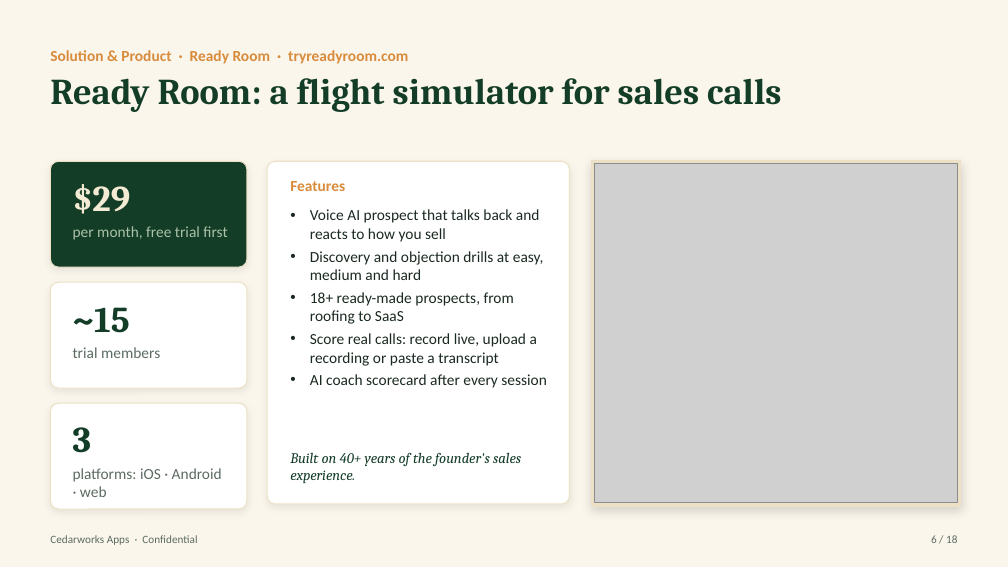
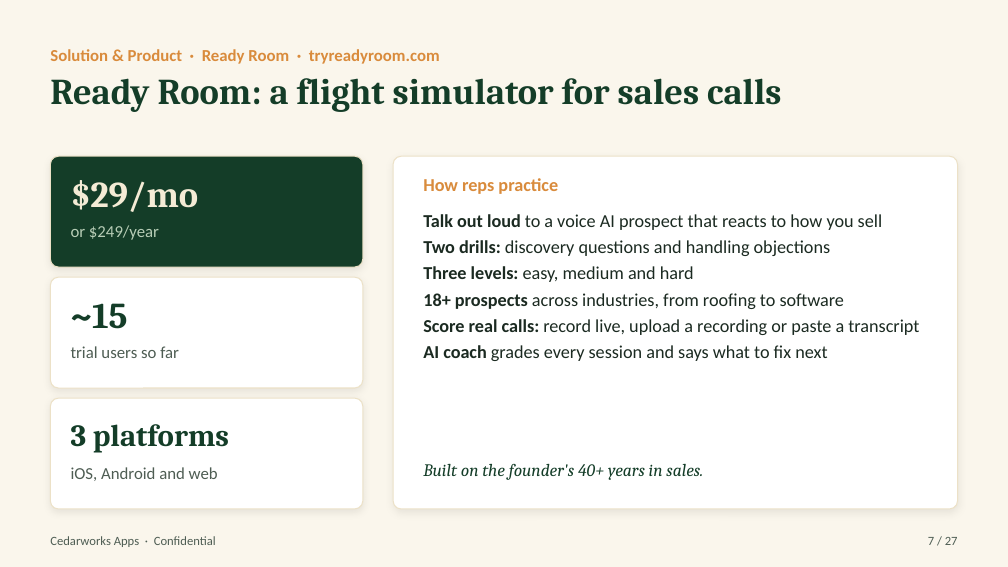
Before and after one commit to Pastorai1/Cedarworksapps, a slide deck: slide 7 of pitch-deck/Cedarworks-Apps-Pitch-Deck.pptx (slide 6 before the commit). Drawn at 1008x567 pixels with LibreOffice and Linux fonts; fonts in the diff are those of the drawing; grey boxes stand for pictures. Boxes give left, top, right and bottom in pixels: in the first picture for what was removed or moved away, otherwise in the second. Text is boxed around its words. In the diff, an @@ line names an element or a change of style, - is before the commit and + after.

```diff
--- a/pitch-deck/Cedarworks-Apps-Pitch-Deck.pptx
+++ b/pitch-deck/Cedarworks-Apps-Pitch-Deck.pptx
@@ text "Solution & Product · Ready ..." at [50, 49, 440, 64]: size 11 to 12 pt @@
@@ rounded rectangle: place and size @@
-rounded rectangle at [50, 161, 247, 267]
+rounded rectangle at [50, 156, 363, 267]
@@ proportions changed in 4 elements at [50, 277, 363, 388], [50, 156, 363, 267], [50, 398, 363, 509], [393, 156, 958, 509] @@
@@ rounded rectangle: place and size @@
-rounded rectangle at [267, 161, 570, 504]
+rounded rectangle at [393, 156, 958, 509]
@@ text added at [423, 178, 558, 194], 13 pt, text #D98B3C, bold @@
+How reps practice
@@ rectangle removed at [592, 160, 961, 506] @@
@@ picture removed at [595, 163, 958, 503] @@
@@ text at [71, 180, 199, 212]: text changed @@
-$29
+$29/mo
@@ text removed at [290, 181, 345, 191] @@
-Features
@@ text added at [71, 225, 159, 240], 12 pt, text #B7CDB6 @@
+or $249/year
@@ text removed at [73, 226, 227, 240] @@
-per month, free trial first
@@ text at [423, 214, 882, 309]: text changed; size 11 to 13 pt @@
-• Voice AI prospect that talks back and reacts to how you sell
-• Discovery and objection drills at easy, medium and hard
-• 18+ ready-made prospects, from roofing to SaaS
+• Talk out loud to a voice AI prospect that reacts to how you sell
+• Two drills: discovery questions and handling objections
+• Three levels: easy, medium and hard
+• 18+ prospects across industries, from roofing to software
@@ text "Talk out loud to a ...": place and size @@
-text "Talk out loud to a ..." at [310, 209, 546, 388]
+text "Talk out loud to a ..." at [423, 214, 919, 361]
@@ rounded rectangle: place and size @@
-rounded rectangle at [50, 282, 247, 388]
+rounded rectangle at [50, 277, 363, 388]
@@ text "~15": place and size @@
-text "~15" at [73, 307, 130, 333]
+text "~15" at [71, 303, 128, 329]
@@ text at [423, 319, 919, 335]: size 11 to 13 pt in "Score real calls: record live, upload a ..."; bold on in "Score real calls:"; indent changed @@
@@ text added at [71, 346, 179, 358], 12 pt, text #4E5D53 @@
+trial users so far
@@ text removed at [73, 347, 160, 358] @@
-trial members
@@ text at [423, 345, 827, 361]: text changed; size 11 to 13 pt @@
-• AI coach scorecard after every session
+• AI coach grades every session and says what to fix next
@@ rounded rectangle: place and size @@
-rounded rectangle at [50, 403, 247, 509]
+rounded rectangle at [50, 398, 363, 509]
@@ text at [71, 424, 229, 453]: text changed; size 26 to 22 pt @@
-3
+3 platforms
@@ text at [71, 467, 218, 481]: text changed; size 11 to 12 pt; text colour #5C6B61 to #4E5D53 @@
-platforms: iOS · Android · web
+iOS, Android and web
@@ text at [423, 464, 703, 480]: text changed; size 10.5 to 12.5 pt @@
-Built on 40+ years of the founder's sales experience.
+Built on the founder's 40+ years in sales.
@@ text "Cedarworks Apps · Confidential" at [50, 536, 216, 547]: size 8 to 9 pt, text colour #5C6B61 to #4E5D53 @@
@@ text added at [928, 537, 958, 545], 9 pt, text #4E5D53 @@
+7 / 27
@@ text removed at [931, 535, 957, 543] @@
-6 / 18
```
Also in this commit, not shown: 12 other slides changed, 14 slides added, 5 slides removed, 15 other files.
